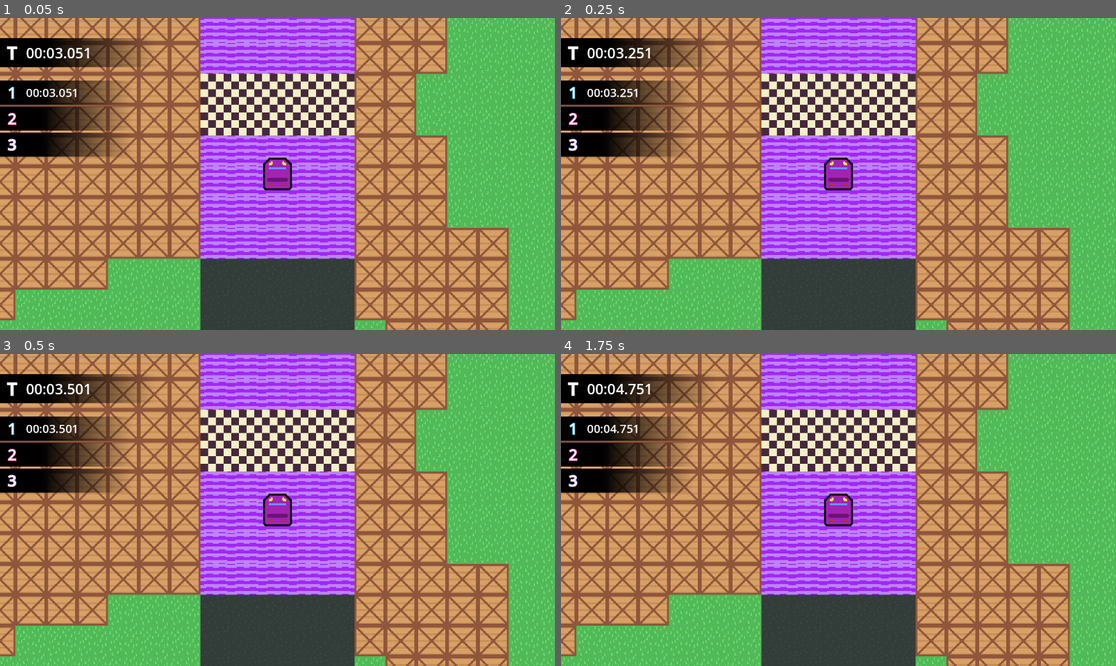
Above: before the commit, frames 1-4 (two rows, left to right).
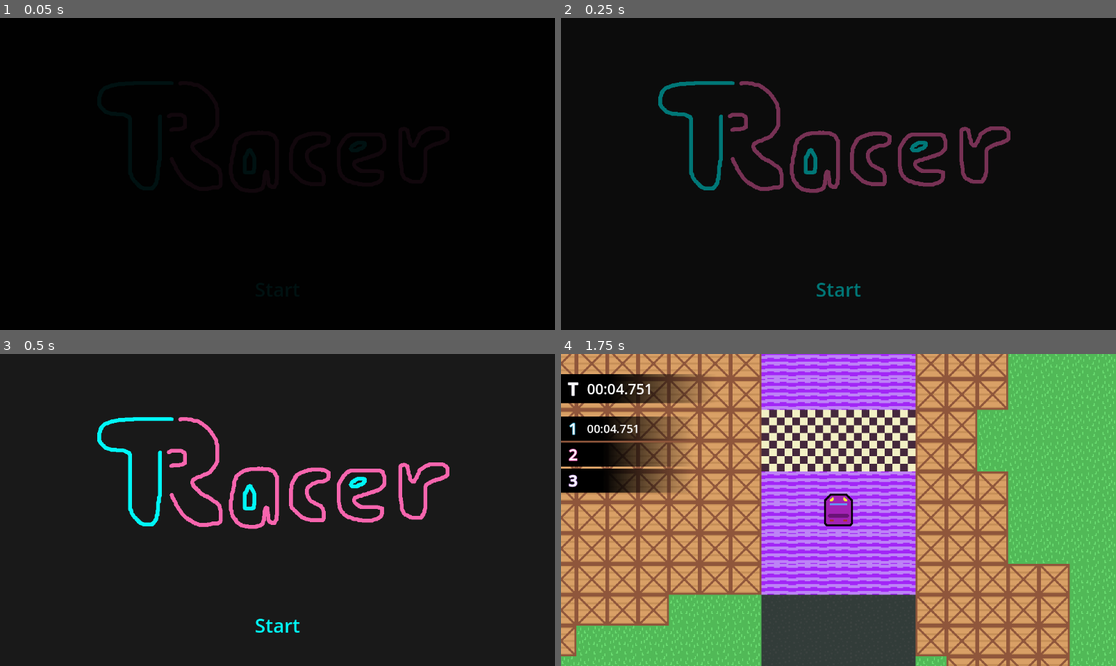
Above: after the commit, the same moments.

Repository: NicoheroesDX/tracer
Game: Godot game, scene res://src/Main.tscn
Two runs of this game, one before a commit and one after it. Both use one fixed random seed, a clock stepped at 60 frames per second and the inputs below. Before the commit the project starts from res://src/track/Track.tscn.
Inputs (mouse positions are in pixels of both pictures, inside the frame that each line leads up to):
- Up to frame 1 (0.05 s): no input
- Up to frame 2 (0.25 s): no input
- Up to frame 3 (0.5 s): no input
- Up to frame 4 (1.75 s): click (838, 625) at 0.5 s, where only the run after the commit has a clickable "Start"; hold D (car_steer_right) from 1.28 s (still down)

The runs differ from the first frame. In frame 1, 97% of the frame differs, in the area x 0-100%, y 0-100%; in frame 2, 97%; in frame 3, 99%; in frame 4, nothing differs.

Commit message:
Improved Structure and Added Title Screen

Diff:
--- a/project.godot
+++ b/project.godot
@@ -11,9 +11,13 @@
 [application]
 
 config/name="tracer"
-run/main_scene="uid://b5iv5vbfa6rt7"
+run/main_scene="uid://b8otoqdr4i7ff"
 config/features=PackedStringArray("4.4", "GL Compatibility")
 config/icon="res://icon.svg"
+
+[autoload]
+
+Global="*res://src/global/Global.gd"
 
 [global_group]
 
--- a/src/Main.tscn
+++ b/src/Main.tscn
@@ -1,5 +1,12 @@
-[gd_scene format=3 uid="uid://b8otoqdr4i7ff"]
+[gd_scene load_steps=3 format=3 uid="uid://b8otoqdr4i7ff"]
+
+[ext_resource type="PackedScene" uid="uid://53khnnwnfmxe" path="res://src/transition/TransitionLayer.tscn" id="1_4gxt3"]
+[ext_resource type="PackedScene" uid="uid://csf5lsgu5afao" path="res://src/gui/menu/MainMenu.tscn" id="1_hk4rc"]
 
 [node name="MainScene" type="Node"]
 
 [node name="MainDisplay" type="Node" parent="."]
+
+[node name="MainMenu" parent="MainDisplay" instance=ExtResource("1_hk4rc")]
+
+[node name="TransitionLayer" parent="." instance=ExtResource("1_4gxt3")]
--- a/src/car/trail/Trail.tscn
+++ b/src/car/trail/Trail.tscn
@@ -7,5 +7,7 @@
 
 [node name="Visuals" type="Line2D" parent="."]
 
-[node name="Collision" type="StaticBody2D" parent="."]
+[node name="Collision" type="Area2D" parent="."]
 collision_layer = 2
+
+[connection signal="body_entered" from="Collision" to="." method="_on_collision_body_entered"]
--- a/src/car/trail/trail.gd
+++ b/src/car/trail/trail.gd
@@ -9,7 +9,7 @@
 var last_point = null;
 
 @onready var visuals: Line2D = $Visuals;
-@onready var collision: StaticBody2D = $Collision;
+@onready var collision: Area2D = $Collision;
 
 const MAX_LENGTH: int = 2000;
 const THICKNESS: float = 12.0;
@@ -73,3 +73,7 @@
 		)
 
 		last_point = local_new
+
+func _on_collision_body_entered(body: Node2D) -> void:
+	if (body.get_groups().has("player")):
+		print("death!");
--- /dev/null
+++ b/src/global/Global.gd
@@ -0,0 +1,23 @@
+extends Node
+
+signal transition_complete;
+
+func change_scene_with_transition(pathToScene):
+	var transitionLayer = get_tree().root.get_node("MainScene").get_node("TransitionLayer")
+	if (transitionLayer != null):
+		transitionLayer.start_transition_and_change_scene(pathToScene)
+	else:
+		change_scene(pathToScene)
+
+func change_scene(pathToScene):
+	var mainScene = get_tree().root.get_node("MainScene").get_node("MainDisplay")
+	var transitionLayer = get_tree().root.get_node("MainScene").get_node("TransitionLayer")
+
+	if (mainScene != null):
+		var removable = mainScene.get_child(0)
+		removable.queue_free()
+
+		var scene_to_instantiate = load(pathToScene)
+		var instantiated_scene = scene_to_instantiate.instantiate()
+
+		mainScene.add_child(instantiated_scene)
--- /dev/null
+++ b/src/gui/menu/MainMenu.tscn
@@ -0,0 +1,45 @@
+[gd_scene load_steps=3 format=3 uid="uid://csf5lsgu5afao"]
+
+[ext_resource type="Texture2D" uid="uid://cm8y0wsyh416w" path="res://src/gui/menu/assets/graphics/logo.png" id="1_aerc4"]
+[ext_resource type="Script" uid="uid://cai1est2dedi8" path="res://src/gui/menu/mainMenu.gd" id="1_s2s2c"]
+
+[node name="MainMenu" type="Node2D"]
+script = ExtResource("1_s2s2c")
+
+[node name="Background" type="ColorRect" parent="."]
+custom_minimum_size = Vector2(5000, 5000)
+anchors_preset = 8
+anchor_left = 0.5
+anchor_top = 0.5
+anchor_right = 0.5
+anchor_bottom = 0.5
+offset_left = -2500.0
+offset_top = -2500.0
+offset_right = 2500.0
+offset_bottom = 2500.0
+grow_horizontal = 2
+grow_vertical = 2
+color = Color(0.101961, 0.101961, 0.101961, 1)
+
+[node name="Logo" type="Sprite2D" parent="."]
+position = Vector2(584, 248)
+texture = ExtResource("1_aerc4")
+
+[node name="Button" type="Button" parent="."]
+anchors_preset = 7
+anchor_left = 0.5
+anchor_top = 1.0
+anchor_right = 0.5
+anchor_bottom = 1.0
+offset_left = 448.0
+offset_top = 512.0
+offset_right = 704.0
+offset_bottom = 616.0
+grow_horizontal = 2
+grow_vertical = 0
+theme_override_colors/font_hover_color = Color(1, 0.411765, 0.705882, 1)
+theme_override_colors/font_color = Color(0, 1, 1, 1)
+theme_override_font_sizes/font_size = 40
+text = "Start"
+
+[connection signal="pressed" from="Button" to="." method="_on_button_pressed"]
--- /dev/null
+++ b/src/gui/menu/mainMenu.gd
@@ -0,0 +1,4 @@
+extends Node2D
+
+func _on_button_pressed() -> void:
+	Global.change_scene_with_transition("res://src/track/Track.tscn")
--- /dev/null
+++ b/src/transition/TransitionLayer.tscn
@@ -0,0 +1,101 @@
+[gd_scene load_steps=7 format=3 uid="uid://53khnnwnfmxe"]
+
+[ext_resource type="Script" uid="uid://bjs8uowqhyi7t" path="res://src/transition/transitionLayer.gd" id="1_3atdd"]
+
+[sub_resource type="Animation" id="Animation_3atdd"]
+resource_name = "start"
+length = 0.5
+tracks/0/type = "value"
+tracks/0/imported = false
+tracks/0/enabled = true
+tracks/0/path = NodePath("TransitionColor:color")
+tracks/0/interp = 1
+tracks/0/loop_wrap = true
+tracks/0/keys = {
+"times": PackedFloat32Array(0, 0.5),
+"transitions": PackedFloat32Array(1, 1),
+"update": 0,
+"values": [Color(0, 0, 0, 0), Color(0, 0, 0, 1)]
+}
+
+[sub_resource type="Animation" id="Animation_iqd3r"]
+length = 0.001
+tracks/0/type = "value"
+tracks/0/imported = false
+tracks/0/enabled = true
+tracks/0/path = NodePath("TransitionColor:color")
+tracks/0/interp = 1
+tracks/0/loop_wrap = true
+tracks/0/keys = {
+"times": PackedFloat32Array(0),
+"transitions": PackedFloat32Array(1),
+"update": 0,
+"values": [Color(0, 0, 0, 1)]
+}
+
+[sub_resource type="Animation" id="Animation_talhs"]
+resource_name = "gameStart"
+length = 0.5
+tracks/0/type = "value"
+tracks/0/imported = false
+tracks/0/enabled = true
+tracks/0/path = NodePath("TransitionColor:color")
+tracks/0/interp = 1
+tracks/0/loop_wrap = true
+tracks/0/keys = {
+"times": PackedFloat32Array(0, 0.5),
+"transitions": PackedFloat32Array(1, 1),
+"update": 0,
+"values": [Color(0, 0, 0, 1), Color(0, 0, 0, 0)]
+}
+
+[sub_resource type="Animation" id="Animation_15w0b"]
+resource_name = "end"
+length = 0.5
+tracks/0/type = "value"
+tracks/0/imported = false
+tracks/0/enabled = true
+tracks/0/path = NodePath("TransitionColor:color")
+tracks/0/interp = 1
+tracks/0/loop_wrap = true
+tracks/0/keys = {
+"times": PackedFloat32Array(0, 0.5),
+"transitions": PackedFloat32Array(1, 1),
+"update": 0,
+"values": [Color(0, 0, 0, 1), Color(0, 0, 0, 0)]
+}
+
+[sub_resource type="AnimationLibrary" id="AnimationLibrary_p111l"]
+_data = {
+&"RESET": SubResource("Animation_iqd3r"),
+&"end": SubResource("Animation_15w0b"),
+&"gameStart": SubResource("Animation_talhs"),
+&"start": SubResource("Animation_3atdd")
+}
+
+[node name="TransitionLayer" type="Node"]
+script = ExtResource("1_3atdd")
+
+[node name="TransitionColor" type="ColorRect" parent="."]
+z_index = 1000
+custom_minimum_size = Vector2(5000, 5000)
+anchors_preset = 8
+anchor_left = 0.5
+anchor_top = 0.5
+anchor_right = 0.5
+anchor_bottom = 0.5
+offset_left = -2500.0
+offset_top = -2500.0
+offset_right = 2500.0
+offset_bottom = 2500.0
+grow_horizontal = 2
+grow_vertical = 2
+mouse_filter = 2
+color = Color(0, 0, 0, 1)
+
+[node name="AnimationPlayer" type="AnimationPlayer" parent="."]
+libraries = {
+&"": SubResource("AnimationLibrary_p111l")
+}
+
+[connection signal="animation_finished" from="AnimationPlayer" to="." method="_on_animation_player_animation_finished"]
--- /dev/null
+++ b/src/transition/transitionLayer.gd
@@ -0,0 +1,25 @@
+extends Node
+
+@onready var animationPlayer = $AnimationPlayer;
+@onready var mainDisplay = get_parent().get_node("MainDisplay");
+
+var nextScene = null
+
+func _ready():
+	animationPlayer.play("gameStart");
+
+func start_transition_and_change_scene(pathToScene):
+	mainDisplay.process_mode = Node.PROCESS_MODE_DISABLED
+	nextScene = pathToScene
+	animationPlayer.play("start");
+
+func end_transition():
+	mainDisplay.process_mode = Node.PROCESS_MODE_INHERIT
+	animationPlayer.play("end");
+
+func _on_animation_player_animation_finished(anim_name):
+	if anim_name == "start" && nextScene != null:
+		Global.change_scene(nextScene)
+		end_transition();
+	elif anim_name == "end":
+		Global.transition_complete.emit()
Not shown, added: src/global/Global.gd.uid
Binary file added: src/gui/menu/assets/graphics/logo.png
Not shown, added: src/gui/menu/assets/graphics/logo.png.import
Not shown, added: src/gui/menu/mainMenu.gd.uid
Not shown, added: src/transition/transitionLayer.gd.uid
